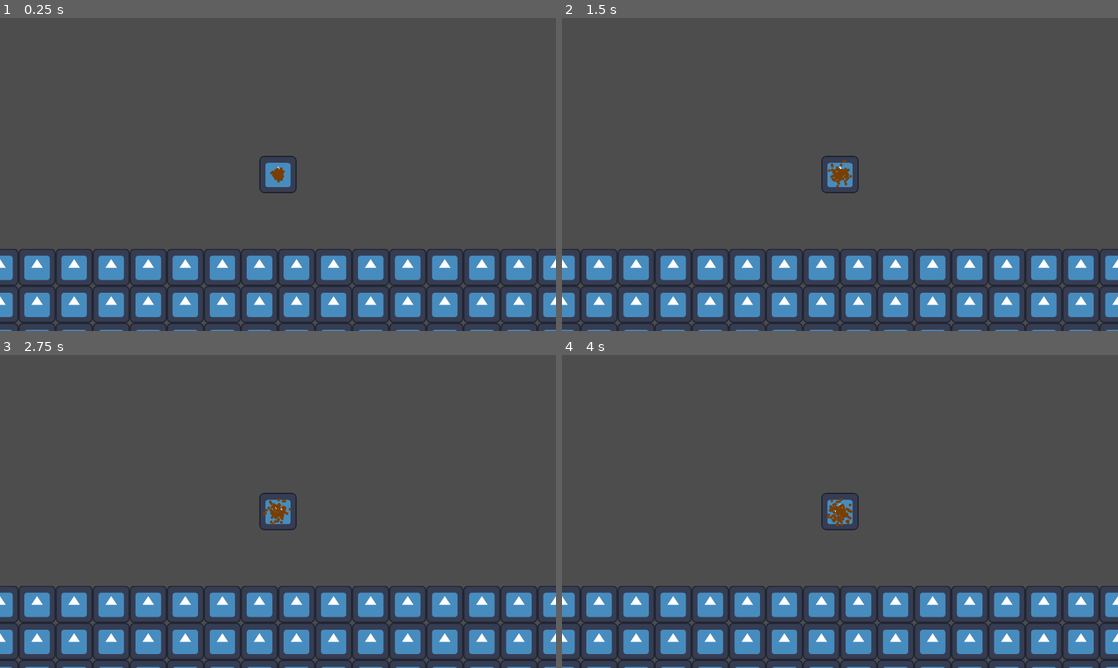
Above: before the commit, frames 1-4 (two rows, left to right).
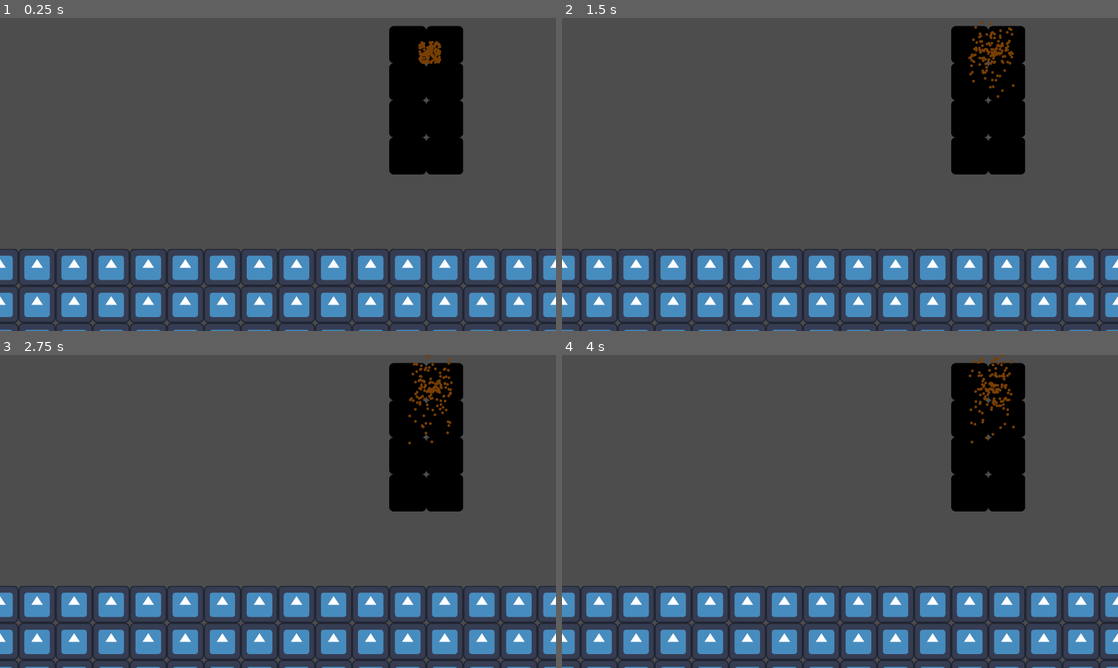
Above: after the commit, the same moments.

Repository: Spiraling-Time/nano-nightmareaaaaaaaaaaaaaaaaa
Game: Godot game, scene res://Game_Stuff/Scenes/world.tscn
Two runs of this game, one before a commit and one after it. Both use one fixed random seed, a clock stepped at 60 frames per second and the inputs below. The engine's default icon, where the game draws it, is replaced by a stand-in: a white triangle on a blue panel in a dark square.
Inputs:
- Up to frame 1 (0.25 s): no input
- Up to frame 2 (1.5 s): tap Enter at 0.5 s
- Up to frame 3 (2.75 s): no input
- Up to frame 4 (4 s): no input

The runs differ from the first frame. In frame 1, 6.7% of the frame differs, in the area x 46-84%, y 2-56%; in frame 2, 6.7%; in frame 3, 6.7%; in frame 4, 6.8%, in the area x 46-84%, y 0-56%.

Commit message:
beginning to make stuff make sense

Diff:
--- a/Game_Stuff/Code/nanobot.gd
+++ b/Game_Stuff/Code/nanobot.gd
@@ -2,6 +2,10 @@
 
 var nano_type
 var nano_home
+var nano_size_x
+var nano_size_y
+
+
 
 var direction = Vector2.ZERO
 
@@ -9,35 +13,50 @@
 
 var mode = "AWAY"
 
+func _ready() -> void:
+	move_randomly()
+
 func _physics_process(delta: float) -> void:
-	if nano_type == "TORSO":
-		if mode == "AWAY":
-			var decide_direction = randi_range(1,8)
-			if decide_direction == 1:
-				direction = Vector2(1,1)
-			if decide_direction == 2:
-				direction = Vector2(-1,1)
-			if decide_direction == 3:
-				direction = Vector2(1,-1)
-			if decide_direction == 4:
-				direction = Vector2(-1,-1)
-			if decide_direction == 5:
-				direction = Vector2(-1,0)
-			if decide_direction == 6:
-				direction = Vector2(1,0)
-			if decide_direction == 7:
-				direction = Vector2(0,-1)
-			if decide_direction == 8:
-				direction = Vector2(0,1)
-		elif mode == "RETURN":
-			var point_towards = nano_home - global_position
-			direction = point_towards.normalized()
+	if mode == "RETURN":
+		var point_towards = nano_home - global_position
+		direction = point_towards.normalized()
 
 
 	velocity = direction * speed
 	move_and_slide()
-	if position.distance_to(nano_home) > 50:
+	if position.x > nano_home.x + nano_size_x or position.x < nano_home.x - nano_size_x or position.y > nano_home.y + nano_size_y or position.y < nano_home.y - nano_size_y:
 		mode = "RETURN"
 	if position.distance_to(nano_home) < 10:
 		mode = "AWAY"
+		move_randomly()
+
 	print(mode)
+
+
+func move_randomly():
+	#if randi_range(1, 10) != 0:
+	var decide_direction = randi_range(1,8)
+	if decide_direction == 1:
+		direction = Vector2(1,1)
+	if decide_direction == 2:
+		direction = Vector2(-1,1)
+	if decide_direction == 3:
+		direction = Vector2(1,-1)
+	if decide_direction == 4:
+		direction = Vector2(-1,-1)
+	if decide_direction == 5:
+		direction = Vector2(-1,0)
+	if decide_direction == 6:
+		direction = Vector2(1,0)
+	if decide_direction == 7:
+		direction = Vector2(0,-1)
+	if decide_direction == 8:
+		direction = Vector2(0,1)
+	#else:
+		#var point_towards = nano_home - global_position
+		#direction = -1 * point_towards.normalized()
+
+
+func _on_timer_timeout() -> void:
+	if mode == "AWAY":
+		move_randomly()
--- a/Game_Stuff/Code/world.gd
+++ b/Game_Stuff/Code/world.gd
@@ -6,7 +6,7 @@
 
 func _ready() -> void:
 	randomize()
-	spawn_bots(100)
+	spawn_bots(145)
 
 func _physics_process(delta: float) -> void:
 	pass
@@ -14,13 +14,15 @@
 
 func spawn_bots(count: int):
 	for i in count:
-		if number_of_bots < 200:
+		if number_of_bots < 146:
 			number_of_bots += 1
 			var new_bot = bot.instantiate()
-			if number_of_bots <= 100:
+			if number_of_bots <= 145:
 				new_bot.nano_type = "TORSO"
-				new_bot.nano_home = $human_body/body/torso.position
-				new_bot.position = $human_body/body/torso.position + Vector2(randi_range(-10,10),randi_range(-10,10))
+				new_bot.nano_home = $human_body/body/torso.global_position
+				new_bot.nano_size_x = 75
+				new_bot.nano_size_y = 200
+				new_bot.position = $human_body/body/torso.global_position + Vector2(randi_range(-10,10),randi_range(-10,10))
 
 
 
--- a/Game_Stuff/Scenes/human_body.tscn
+++ b/Game_Stuff/Scenes/human_body.tscn
@@ -9,38 +9,8 @@
 
 [node name="torso" type="Node2D" parent="body"]
 
-[node name="ColorRect" type="ColorRect" parent="body/torso"]
-visible = false
-anchors_preset = 8
-anchor_left = 0.5
-anchor_top = 0.5
-anchor_right = 0.5
-anchor_bottom = 0.5
-offset_left = -72.5
-offset_top = -2.0
-offset_right = 72.5
-offset_bottom = 356.0
-grow_horizontal = 2
-grow_vertical = 2
-color = Color(0, 0, 0, 1)
-
 [node name="head" type="Node2D" parent="body"]
 position = Vector2(-24, -130)
-
-[node name="ColorRect" type="ColorRect" parent="body/head"]
-visible = false
-anchors_preset = 8
-anchor_left = 0.5
-anchor_top = 0.5
-anchor_right = 0.5
-anchor_bottom = 0.5
-offset_left = -57.5
-offset_top = -65.0
-offset_right = 57.5
-offset_bottom = 65.0
-grow_horizontal = 2
-grow_vertical = 2
-color = Color(0, 0, 0, 1)
 
 [node name="upper_arm1" type="Node2D" parent="body"]
 position = Vector2(-88, 110)
--- a/Game_Stuff/Scenes/nanobot.tscn
+++ b/Game_Stuff/Scenes/nanobot.tscn
@@ -1,14 +1,23 @@
-[gd_scene load_steps=3 format=3 uid="uid://dnec5d5cq7ssg"]
+[gd_scene load_steps=4 format=3 uid="uid://dnec5d5cq7ssg"]
 
 [ext_resource type="Texture2D" uid="uid://d0yse5vjgghv8" path="res://Game_Stuff/Assets/Nano Nightmare art.png" id="1_4o2e6"]
 [ext_resource type="Script" uid="uid://d210s1phk7q4w" path="res://Game_Stuff/Code/nanobot.gd" id="1_g41sc"]
 
+[sub_resource type="CircleShape2D" id="CircleShape2D_g41sc"]
+radius = 5.09902
+
 [node name="Nanobot" type="CharacterBody2D"]
 collision_layer = 0
-collision_mask = 0
 script = ExtResource("1_g41sc")
 
 [node name="Sprite2D" type="Sprite2D" parent="."]
 texture = ExtResource("1_4o2e6")
 
 [node name="CollisionShape2D" type="CollisionShape2D" parent="."]
+shape = SubResource("CircleShape2D_g41sc")
+
+[node name="Timer" type="Timer" parent="."]
+wait_time = 0.3
+autostart = true
+
+[connection signal="timeout" from="Timer" to="." method="_on_timer_timeout"]
--- a/Game_Stuff/Scenes/world.tscn
+++ b/Game_Stuff/Scenes/world.tscn
@@ -1,32 +1,49 @@
-[gd_scene load_steps=7 format=4 uid="uid://dxerlijo04el8"]
+[gd_scene load_steps=9 format=4 uid="uid://dxerlijo04el8"]
 
 [ext_resource type="Texture2D" uid="uid://cgijc0wr0jvt1" path="res://Game_Stuff/Assets/icon.svg" id="1_oeug3"]
 [ext_resource type="Script" uid="uid://cndfe8p3pnnfc" path="res://Game_Stuff/Code/world.gd" id="1_yy1qi"]
 [ext_resource type="PackedScene" uid="uid://bqcy5ertujnu7" path="res://Game_Stuff/Scenes/human_body.tscn" id="2_th3ow"]
 [ext_resource type="PackedScene" uid="uid://ckfp17b5mt727" path="res://Game_Stuff/Scenes/player.tscn" id="2_yp3uo"]
 
-[sub_resource type="TileSetAtlasSource" id="TileSetAtlasSource_th3ow"]
+[sub_resource type="TileSetAtlasSource" id="TileSetAtlasSource_yp3uo"]
 texture = ExtResource("1_oeug3")
 texture_region_size = Vector2i(128, 128)
 0:0/0 = 0
 0:0/0/physics_layer_0/polygon_0/points = PackedVector2Array(-64, -64, 64, -64, 64, 64, -64, 64)
 
-[sub_resource type="TileSet" id="TileSet_1x38p"]
+[sub_resource type="TileSet" id="TileSet_72umx"]
 tile_size = Vector2i(128, 128)
 physics_layer_0/collision_layer = 1
-sources/0 = SubResource("TileSetAtlasSource_th3ow")
+sources/0 = SubResource("TileSetAtlasSource_yp3uo")
+
+[sub_resource type="TileSetAtlasSource" id="TileSetAtlasSource_0sqsw"]
+texture = ExtResource("1_oeug3")
+texture_region_size = Vector2i(128, 128)
+0:0/0 = 0
+
+[sub_resource type="TileSet" id="TileSet_cqm8y"]
+tile_size = Vector2i(128, 128)
+sources/0 = SubResource("TileSetAtlasSource_0sqsw")
 
 [node name="World" type="Node2D"]
 script = ExtResource("1_yy1qi")
 
 [node name="player" parent="." instance=ExtResource("2_yp3uo")]
+visible = false
 
 [node name="Camera2D" type="Camera2D" parent="player"]
 
-[node name="TileMapLayer" type="TileMapLayer" parent="."]
+[node name="human_body" parent="." instance=ExtResource("2_th3ow")]
+position = Vector2(524, -421)
+
+[node name="MAP" type="TileMapLayer" parent="."]
 tile_map_data = PackedByteArray("AADu/wIAAAAAAAAAAADu/wMAAAAAAAAAAADu/wQAAAAAAAAAAADu/wUAAAAAAAAAAADu/wYAAAAAAAAAAADu/w …(25168 unchanged characters)…
-tile_set = SubResource("TileSet_1x38p")
+tile_set = SubResource("TileSet_72umx")
 
-[node name="human_body" parent="." instance=ExtResource("2_th3ow")]
+[node name="measure" type="TileMapLayer" parent="."]
+modulate = Color(0, 0, 0, 1)
+z_index = -2
+tile_map_data = PackedByteArray("AAADAPz/AAAAAAAAAAADAP3/AAAAAAAAAAADAP7/AAAAAAAAAAADAP//AAAAAAAAAAAEAP//AAAAAAAAAAAEAP7/AAAAAAAAAAAEAP3/AAAAAAAAAAAEAPz/AAAAAAAAAAA=")
+tile_set = SubResource("TileSet_cqm8y")
 
 [editable path="human_body"]
